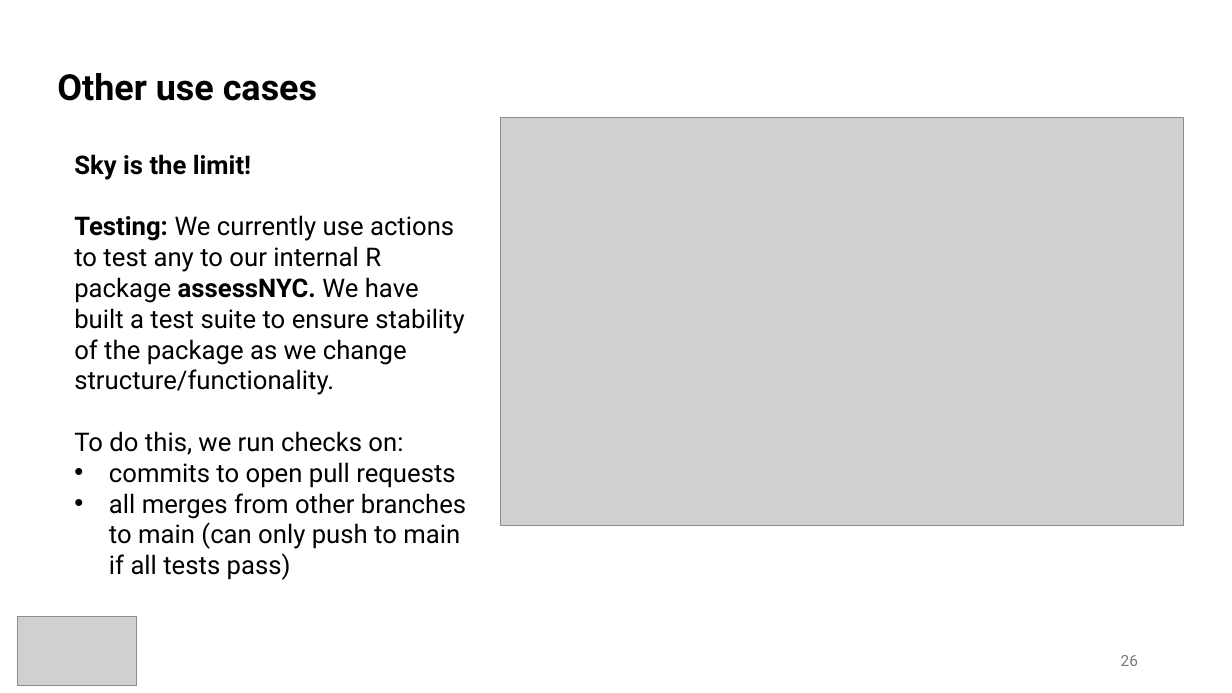
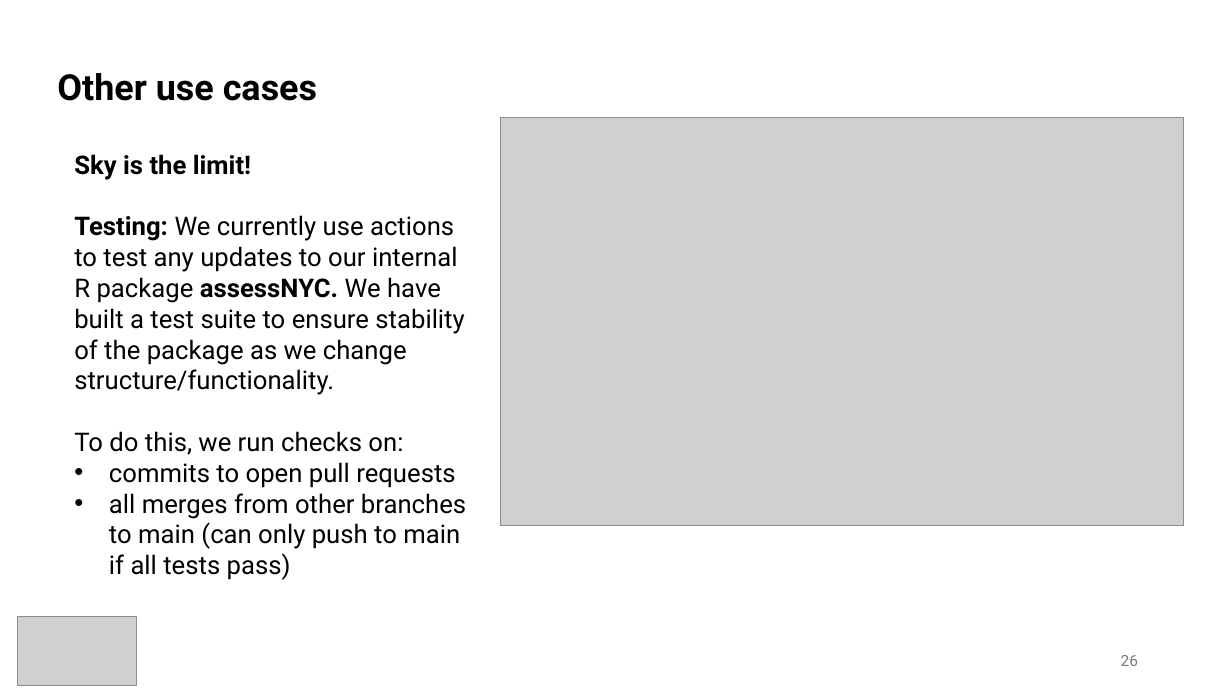
Before and after one commit to nycdepartmentoffinance/github_actions_demo, a slide deck: slide 26 of github_actions_anex.pptx. Drawn at 1232x693 pixels with LibreOffice and Linux fonts; fonts in the diff are those of the drawing; grey boxes stand for pictures. Boxes give left, top, right and bottom in pixels: in the first picture for what was removed or moved away, otherwise in the second. Text is boxed around its words. In the diff, an @@ line names an element or a change of style, - is before the commit and + after.

```diff
--- a/github_actions_anex.pptx
+++ b/github_actions_anex.pptx
@@ text at [74, 215, 464, 395]: text changed @@
-Testing: We currently use actions to test any to our internal R package assessNYC. We have built a test suite to ensure stability of the package as we change structure/functionality.
+Testing: We currently use actions to test any updates to our internal R package assessNYC. We have built a test suite to ensure stability of the package as we change structure/functionality.
```
Also in this commit, not shown: 4 other slides changed, 1 other file.
